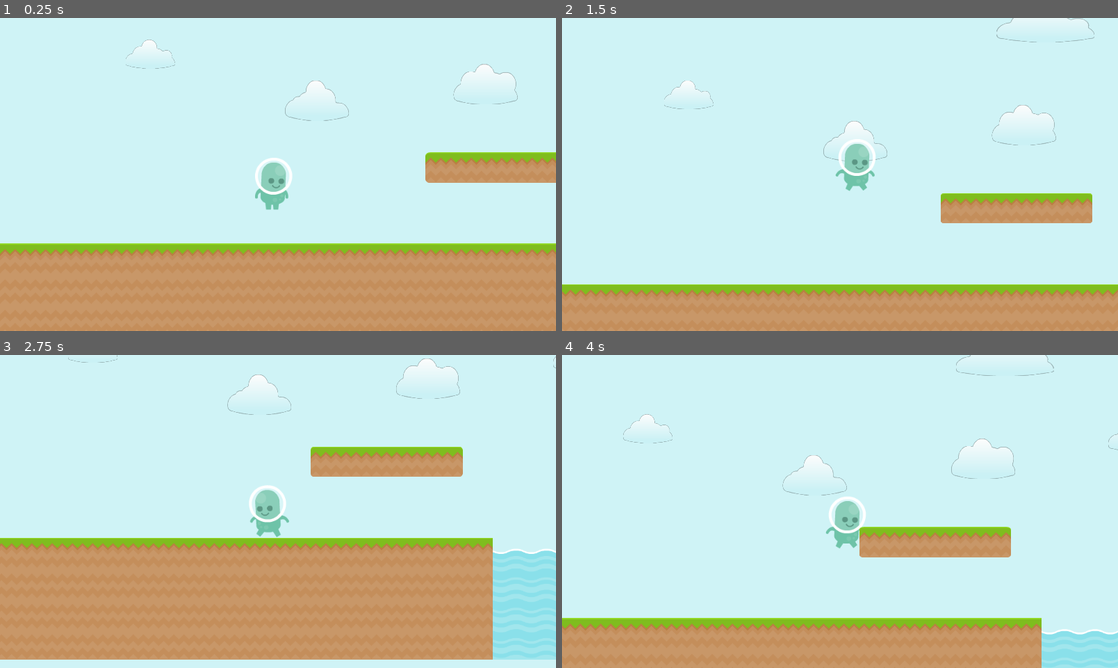
Above: before the commit, frames 1-4 (two rows, left to right).
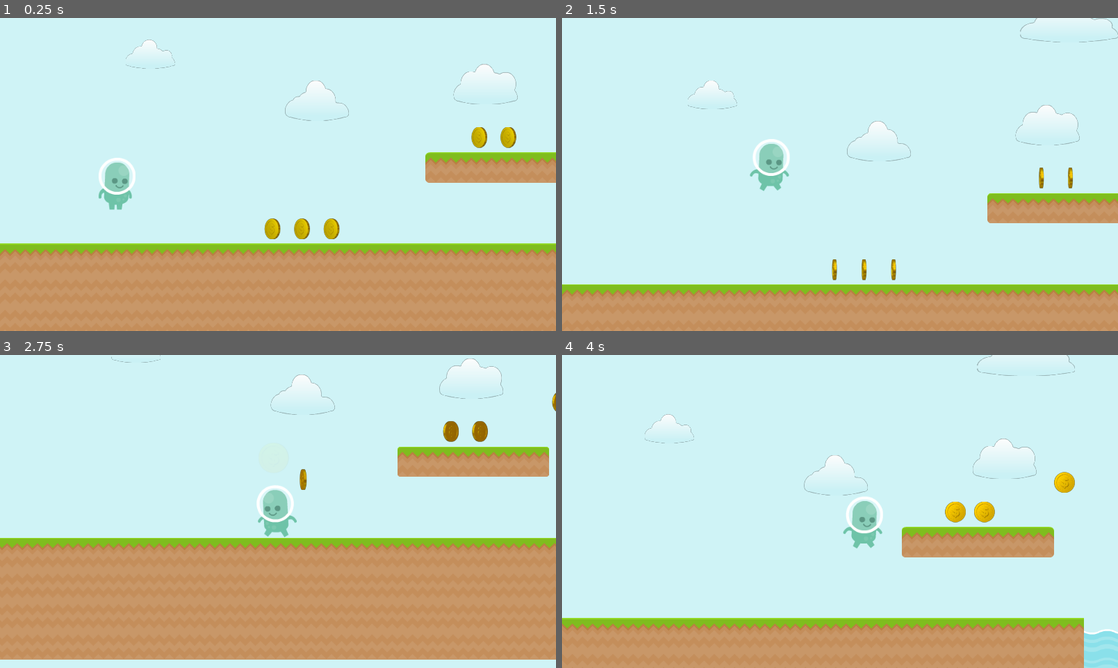
Above: after the commit, the same moments.

Repository: modaslam/super-margo
Game: Godot game, scene res://scenes/game.tscn
Same seed, same stepped clock (60 frames per second), same inputs: the game is played once before the commit and once after it.
Inputs:
- Up to frame 1 (0.25 s): no input
- Up to frame 2 (1.5 s): hold Right (move_right) from 0.53 s (still down); tap Space (jump) at 0.77 s
- Up to frame 3 (2.75 s): tap Space (jump) at 1.52 s; release Right (move_right) at 2.03 s; hold Left (move_left) from 2.03 s (still down)
- Up to frame 4 (4 s): release Left (move_left) at 2.78 s; hold Right (move_right) from 2.78 s (still down); tap Space (jump) at 3.02, 3.77 s

The runs differ from the first frame. In frame 1, 2.3% of the frame differs, in the area x 17-93%, y 34-71%; in frame 2, 5.2%; in frame 3, 11%, in the area x 0-100%, y 0-98%; in frame 4, 6.1%.

Commit message:
Added coins

Diff:
--- /dev/null
+++ b/scenes/coin.tscn
@@ -0,0 +1,81 @@
+[gd_scene load_steps=6 format=2]
+
+[ext_resource path="res://assets/coin48.png" type="Texture" id=1]
+[ext_resource path="res://scripts/coin.gd" type="Script" id=2]
+
+[sub_resource type="Animation" id=1]
+resource_name = "collect"
+length = 0.7
+tracks/0/type = "value"
+tracks/0/path = NodePath("Sprite:position")
+tracks/0/interp = 1
+tracks/0/loop_wrap = true
+tracks/0/imported = false
+tracks/0/enabled = true
+tracks/0/keys = {
+"times": PoolRealArray( 0, 0.5 ),
+"transitions": PoolRealArray( 1, 1 ),
+"update": 0,
+"values": [ Vector2( 0, 0 ), Vector2( 0, -150 ) ]
+}
+tracks/1/type = "value"
+tracks/1/path = NodePath("Sprite:scale")
+tracks/1/interp = 1
+tracks/1/loop_wrap = true
+tracks/1/imported = false
+tracks/1/enabled = true
+tracks/1/keys = {
+"times": PoolRealArray( 0.4, 0.7 ),
+"transitions": PoolRealArray( 1, 1 ),
+"update": 0,
+"values": [ Vector2( 1, 1 ), Vector2( 1.5, 1.5 ) ]
+}
+tracks/2/type = "value"
+tracks/2/path = NodePath("Sprite:modulate")
+tracks/2/interp = 1
+tracks/2/loop_wrap = true
+tracks/2/imported = false
+tracks/2/enabled = true
+tracks/2/keys = {
+"times": PoolRealArray( 0.4, 0.7 ),
+"transitions": PoolRealArray( 1, 1 ),
+"update": 0,
+"values": [ Color( 1, 1, 1, 1 ), Color( 1, 1, 1, 0 ) ]
+}
+
+[sub_resource type="Animation" id=2]
+resource_name = "spin"
+length = 2.0
+loop = true
+tracks/0/type = "value"
+tracks/0/path = NodePath("Sprite:frame")
+tracks/0/interp = 1
+tracks/0/loop_wrap = true
+tracks/0/imported = false
+tracks/0/enabled = true
+tracks/0/keys = {
+"times": PoolRealArray( 0, 2 ),
+"transitions": PoolRealArray( 1, 1 ),
+"update": 0,
+"values": [ 1, 59 ]
+}
+
+[sub_resource type="CircleShape2D" id=3]
+radius = 24.25
+
+[node name="Coin" type="Area2D"]
+script = ExtResource( 2 )
+
+[node name="Sprite" type="Sprite" parent="."]
+texture = ExtResource( 1 )
+hframes = 61
+frame = 1
+
+[node name="Anim" type="AnimationPlayer" parent="."]
+autoplay = "spin"
+anims/collect = SubResource( 1 )
+anims/spin = SubResource( 2 )
+
+[node name="Shape" type="CollisionShape2D" parent="."]
+shape = SubResource( 3 )
+[connection signal="body_entered" from="." to="." method="_on_Coin_body_entered"]
--- a/scenes/game.tscn
+++ b/scenes/game.tscn
@@ -12,6 +12,7 @@
 [ext_resource path="res://assets/tiles/cloud2.png" type="Texture" id=10]
 [ext_resource path="res://assets/tiles/cloud3.png" type="Texture" id=11]
 [ext_resource path="res://assets/tiles/cloud1.png" type="Texture" id=12]
+[ext_resource path="res://scenes/coin.tscn" type="PackedScene" id=13]
 
 [sub_resource type="SpriteFrames" id=1]
 animations = [ {
@@ -27,7 +28,7 @@
 [node name="Game" type="Node"]
 
 [node name="Character" type="KinematicBody2D" parent="."]
-position = Vector2( 626.292, 317.641 )
+position = Vector2( 265.955, 317.641 )
 script = ExtResource( 8 )
 
 [node name="AnimatedSprite" type="AnimatedSprite" parent="Character"]
@@ -93,3 +94,26 @@
 position = Vector2( 847.441, -110.169 )
 scale = Vector2( 1.76206, 1.21318 )
 texture = ExtResource( 12 )
+
+[node name="Coins" type="Node2D" parent="."]
+
+[node name="Coin1" parent="Coins" instance=ExtResource( 13 )]
+position = Vector2( 695.476, 456.091 )
+
+[node name="Coin2" parent="Coins" instance=ExtResource( 13 )]
+position = Vector2( 627.441, 456.091 )
+
+[node name="Coin3" parent="Coins" instance=ExtResource( 13 )]
+position = Vector2( 763.512, 456.091 )
+
+[node name="Coin4" parent="Coins" instance=ExtResource( 13 )]
+position = Vector2( 1103.69, 245.244 )
+
+[node name="Coin5" parent="Coins" instance=ExtResource( 13 )]
+position = Vector2( 1170.47, 245.244 )
+
+[node name="Coin6" parent="Coins" instance=ExtResource( 13 )]
+position = Vector2( 1354.76, 177.82 )
+
+[node name="Coin7" parent="Coins" instance=ExtResource( 13 )]
+position = Vector2( 1639.44, 458.004 )
--- a/scripts/character.gd
+++ b/scripts/character.gd
@@ -8,7 +8,7 @@
 #--------------------------------------------
 
 const WALK_FORCE = 600
-const WALK_MAX_SPEED = 200
+const WALK_MAX_SPEED = 300
 const STOP_FORCE = 1300
 const JUMP_SPEED = 700
 const GRAVITY = 1100.0 # Pixels/second
--- /dev/null
+++ b/scripts/coin.gd
@@ -0,0 +1,23 @@
+extends Area2D
+
+
+# Declare member variables here. Examples:
+# var a = 2
+# var b = "text"
+
+
+# Called when the node enters the scene tree for the first time.
+func _ready():
+	pass # Replace with function body.
+
+
+# Called every frame. 'delta' is the elapsed time since the previous frame.
+#func _process(delta):
+#	pass
+
+
+func _on_Coin_body_entered(body):
+	get_node("Anim").play("collect")
+	get_node("Shape").queue_free()
+	yield(get_node("Anim"), "animation_finished")
+	queue_free()
Not shown: 1 places in scenes/game.tscn that only renumber resources
